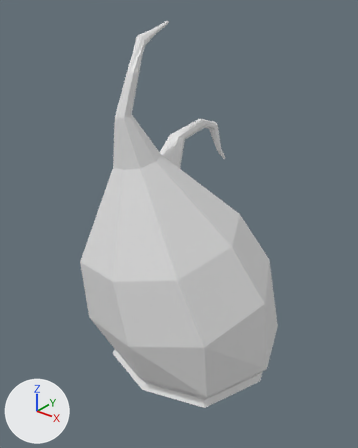
The Blender file Assets/Models/blend/PlantsForO2.blend as it was, and as the next commit left it.
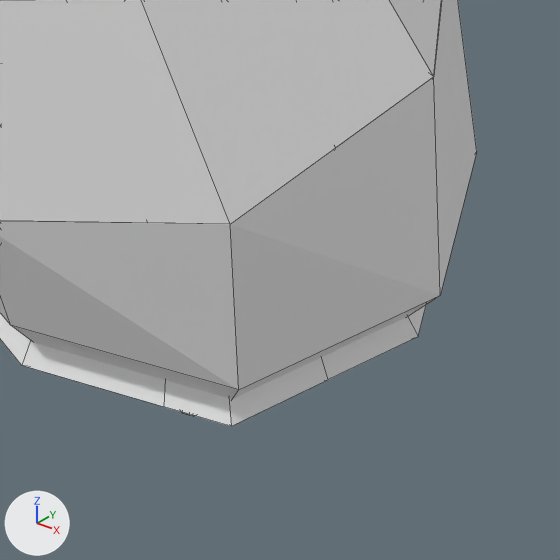
Each version appears first whole from a camera (50 mm lens) standing at (19.3, -24.9, 29.8) and looking at (-0.5, -0.1, 14.4), and next in a close-up on the part from 38% to 85% of the width and 63% to 100% of the height. The lights are fixed; the arrows at lower left show +X, +Y and +Z. The close-ups show mesh edges as thin lines. The same objects are shown in both versions, whatever each file hides.
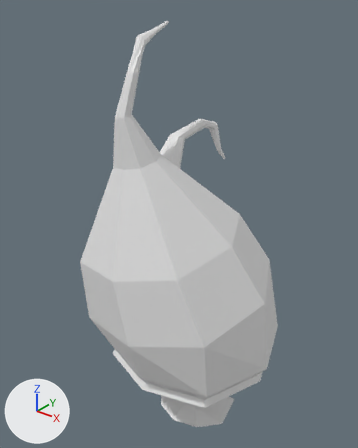
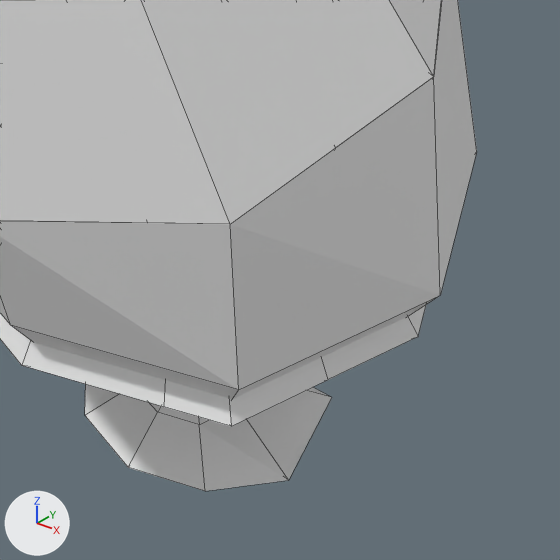
What differs and where, as boxes [x1, y1, x2, y2] in the close-ups (560 x 560 px):
'Cube.001', reshaped: before [0, 0, 477, 416]; after [0, 0, 477, 491]
part 1 of me_cube_003, built on: after [85, 384, 332, 491]

The edits, one by one:
me_cube_003 is used by ob_cube_001; location (0.46, -0.57, -0.7).
me_cube_003 had 106 vertices, 104 faces and spanned x -7.0..6.9, y -6.6..7.0, z -1.0..28.4.
me_cube_003 now has 130 vertices, 128 faces and spans x -7.0..6.9, y -6.6..7.0, z -1.0..28.4.
Part 1, on me_cube_003:
8 faces are deleted.
8 vertices move from x 0.1..0.8, y 0.2..0.9, z -1.0 to x -2.8..3.7, y -1.9..2.8, z -1.0..-0.8.
24 vertices are added at x -1.0..1.8, y -0.8..2.0, z -0.2..1.1.
32 new faces join them.
